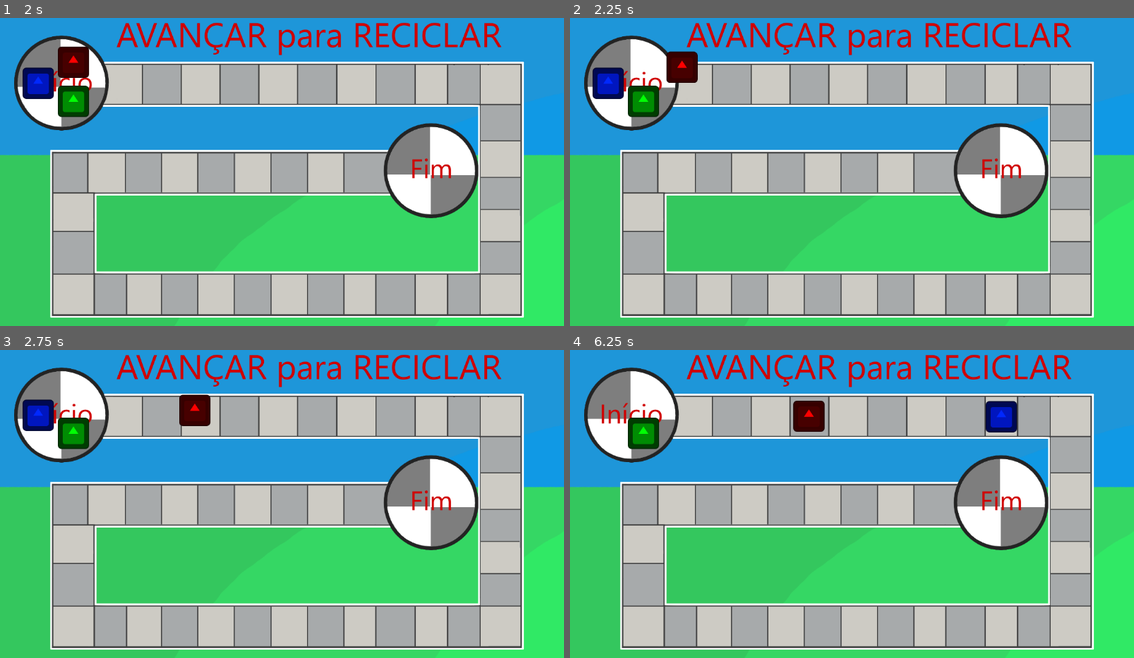
Above: before the commit, frames 1-4 (two rows, left to right).
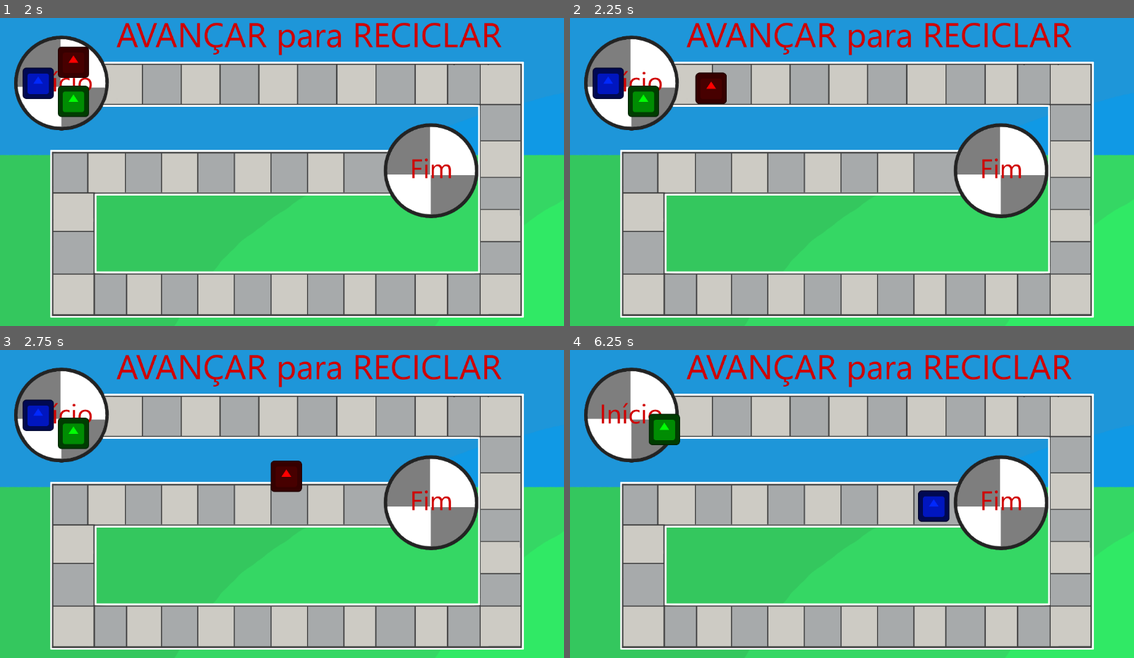
Above: after the commit, the same moments.

Repository: LitheFulminare/avancar-para-reciclar-XP5
Game: Godot game, scene res://Scenes/Game/game_scene.tscn
Two runs of this game, one before a commit and one after it. Both use one fixed random seed, a clock stepped at 60 frames per second and the inputs below. The engine's default icon, where the game draws it, is replaced by a stand-in: a white triangle on a blue panel in a dark square.
Inputs:
- Up to frame 1 (2 s): tap Enter at 0.5 s; hold Space (Confirm) 0.53-1.28 s; tap Space (Confirm) at 1.35 s
- Up to frame 2 (2.25 s): tap Space (Confirm) at 2 s; hold Space (Confirm) from 2.03 s (still down)
- Up to frame 3 (2.75 s): keep holding Space (Confirm)
- Up to frame 4 (6.25 s): release Space (Confirm) at 2.78 s; tap Space (Confirm) at 2.85, 4.35, 5, 5.85 s; hold Space (Confirm) 3.53-4.28 s; hold Space (Confirm) 5.03-5.78 s

Frame 1 is identical in both runs. In frame 2, 1.1% of the frame differs, in the area x 17-28%, y 10-28%; in frame 3, 1.1%; in frame 4, 2.6%, in the area x 10-80%, y 16-56%.

Commit message:
continue to move after getting to the end of the board

Diff:
--- a/avancar para reciclar/Scripts/Managers/round_manager.gd
+++ b/avancar para reciclar/Scripts/Managers/round_manager.gd
@@ -65,12 +65,12 @@
 			current_round_state = round_states.first_dice_roll
 
 		round_states.first_dice_roll:
-			first_dice_result = GameManager.roll_dice(1, 6)
+			first_dice_result = 21#GameManager.roll_dice(1, 6)
 			print("First dice roll: " + str(first_dice_result))
 			current_round_state = round_states.second_dice_roll
 
 		round_states.second_dice_roll:
-			second_dice_result = GameManager.roll_dice(1, 6)
+			second_dice_result = 20# GameManager.roll_dice(1, 6)
 			total_dice_result = first_dice_result + second_dice_result
 			print("Second dice roll: " + str(second_dice_result))
 			# if there is a special item that makes the player roll another dice I could
@@ -99,11 +99,16 @@
 			current_round_state = round_states.start_round
 
 func move() -> void:
-	active_player.stopped_moving.connect(player_stopped_moving)
+	# when the player passed through the start and there are squares left to walk
+	if remaining_distance != 0:
+		total_dice_result = remaining_distance
+		remaining_distance = 0
+		active_player.current_square = total_dice_result
 
 	# when the player's dice roll exceeds the board's size
-	if active_player.current_square + total_dice_result > square_array.size():
+	elif active_player.current_square + total_dice_result > square_array.size():
 		print("Player passed through the start")
+		active_player.stopped_moving.connect(player_stopped_moving)
 
 		# makes the player move to end of the board and calculates what's left
 		var squares_moved : int = square_array.size() - active_player.current_square
@@ -121,3 +126,5 @@
 # emits a signal after the tween ends, signal is connected on this class' move() func
 func player_stopped_moving() -> void:
 	print("Player stopped moving")
+	if remaining_distance != 0:
+		move()
